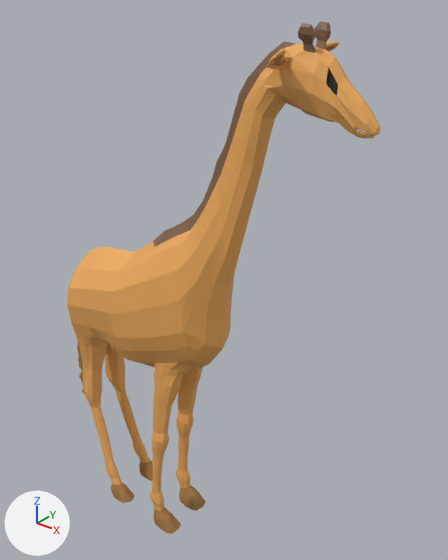
The Blender file Animals/Model/Giraffe.blend, before and after one commit.
One viewpoint serves both versions: a camera (50 mm lens) standing at (0.07, -3.79, 3.27) and looking at (-2.38, -0.73, 1.37). The lights are fixed; the arrows at lower left show +X, +Y and +Z.
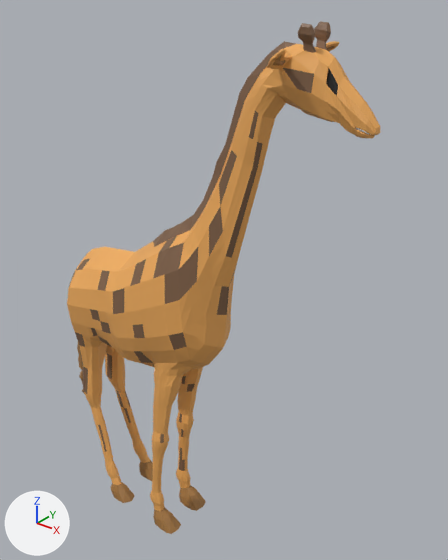
Changed parts and their boxes [x1, y1, x2, y2] in the pictures (448 x 560 px):
part 1 of me_cube_002, recoloured (orange to brown): [69, 68, 314, 471] in both

The change in detail:
me_cube_002 has 1897 vertices, 1878 faces, 2 loose edges and spans x -0.75..1.85, y -0.29..0.29, z -0.76..3.13.
me_cube_002 is used by ob_cube; location (-3.068, -0.984, -0.05).
me_cube_002 part 1: 95 of the faces centred in x -0.58..1.46, y -0.28..0.27, z -0.49..2.87 switch from mat_body (orange #f0ad5d) to mat_dark_body (brown #7f6046).
